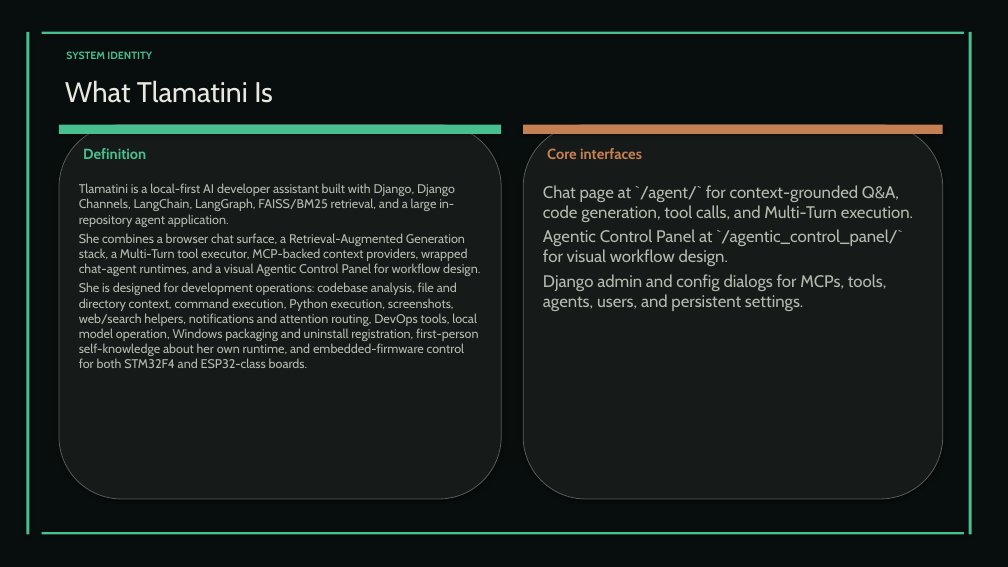
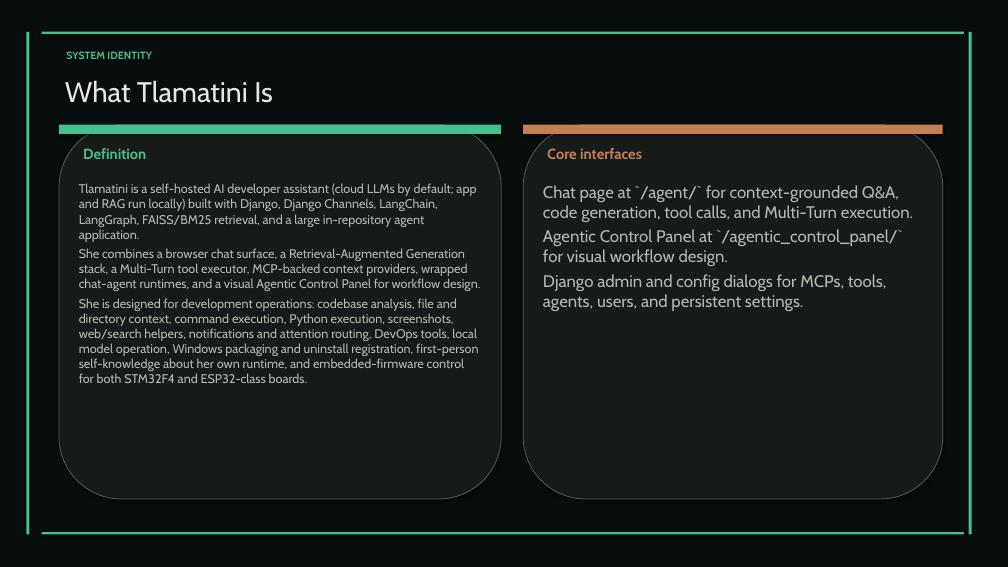
Before and after one commit to XAIHT/Tlamatini, a slide deck: slide 2 of Tlamatini_eXtended_Artificial_Intelligence_Humanly_Tempered.pptx. Drawn at 1008x567 pixels with LibreOffice and Linux fonts; fonts in the diff are those of the drawing. Boxes give left, top, right and bottom in pixels: in the first picture for what was removed or moved away, otherwise in the second. Text is boxed around its words. In the diff, an @@ line names an element or a change of style, - is before the commit and + after.

```diff
--- a/Tlamatini_eXtended_Artificial_Intelligence_Humanly_Tempered.pptx
+++ b/Tlamatini_eXtended_Artificial_Intelligence_Humanly_Tempered.pptx
@@ text at [79, 183, 476, 242]: text changed @@
-Tlamatini is a local-first AI developer assistant built with Django, Django Channels, LangChain, LangGraph, FAISS/BM25 retrieval, and a large in-repository agent application.
+Tlamatini is a self-hosted AI developer assistant (cloud LLMs by default; app and RAG run locally) built with Django, Django Channels, LangChain, LangGraph, FAISS/BM25 retrieval, and a large in-repository agent application.
```
Also in this commit, not shown: 1 other slide changed, 11 other files.
